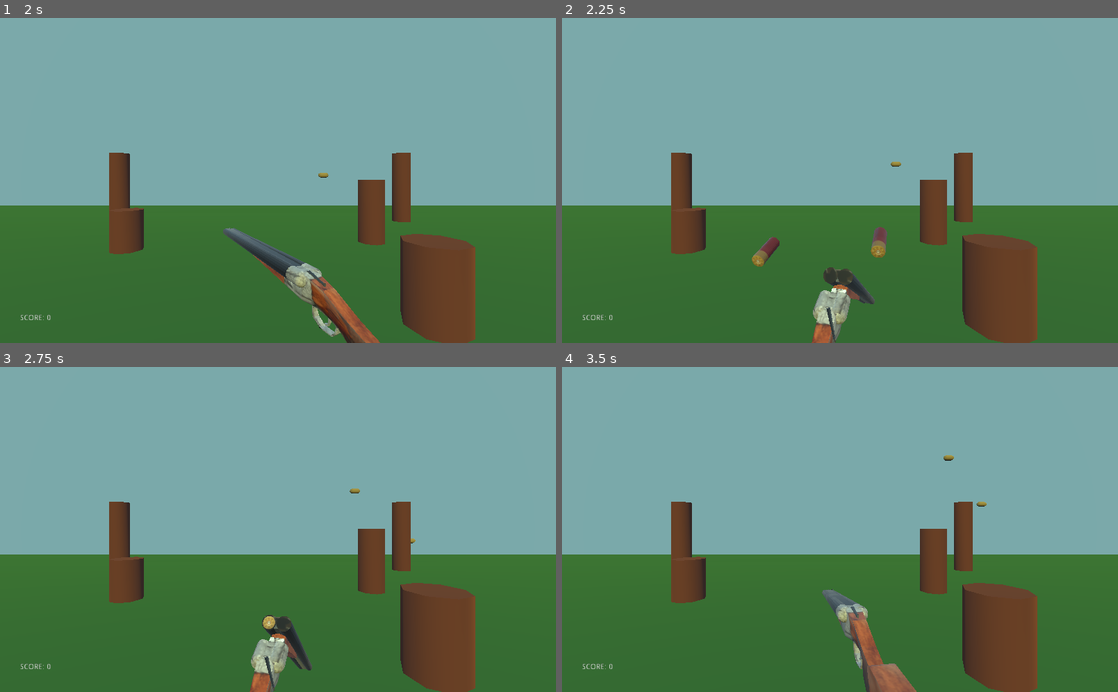
Above: before the commit, frames 1-4 (two rows, left to right).
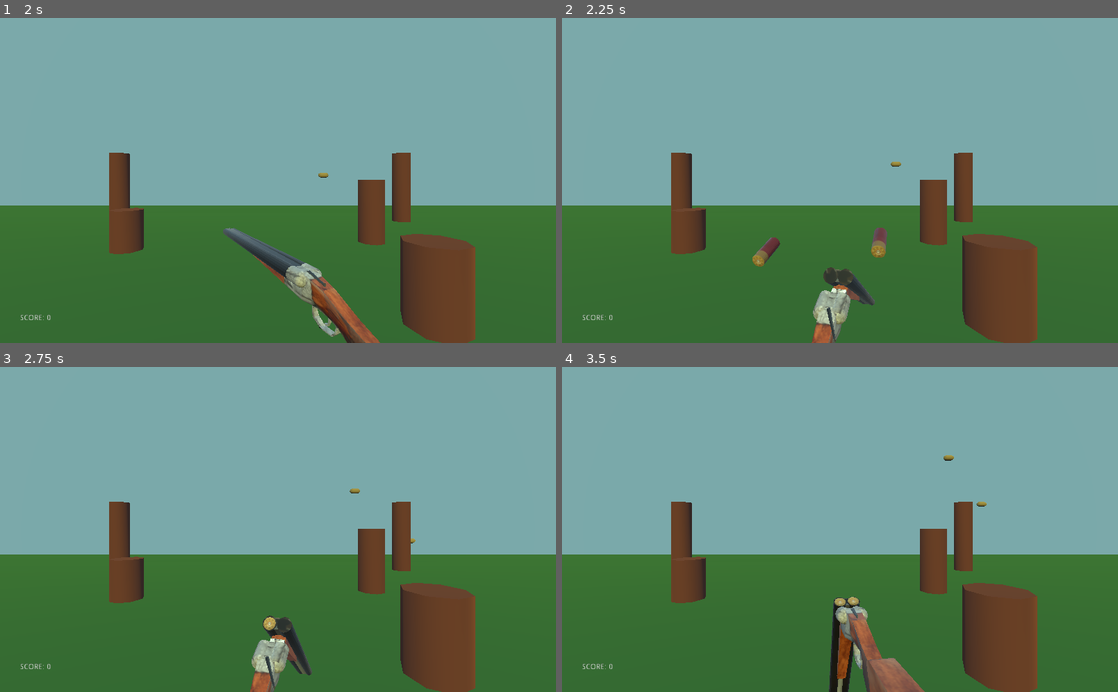
Above: after the commit, the same moments.

Repository: zMenta/CapsuleHunt3D
Game: Godot game, scene res://Main/Main.tscn
Two runs of this game, one before a commit and one after it. Both use one fixed random seed, a clock stepped at 60 frames per second and the inputs below.
Inputs (mouse positions are in pixels of both pictures, inside the frame that each line leads up to):
- Up to frame 1 (2 s): tap Enter at 0.5 s; move the mouse to (400, 164) at 0.52 s; press the mouse at (400, 164) at 0.53 s; tap Space at 1.25 s; move the mouse to (166, 196) at 1.27 s; release the mouse at (166, 196) at 1.28 s; click (166, 196) at 1.35 s
- Up to frame 2 (2.25 s): tap Enter at 2 s; move the mouse to (895, 109) at 2.02 s; press the mouse at (895, 109) at 2.03 s
- Up to frame 3 (2.75 s): no input
- Up to frame 4 (3.5 s): move the mouse to (812, 594) at 2.77 s; release the mouse at (812, 594) at 2.78 s; click (812, 594) at 2.85 s

Frame 1 is identical in both runs. In frame 2, less than 0.1% of the frame differs, in the area x 34-59%, y 64-100%; in frame 3, 0.4%; in frame 4, 1.4%, in the area x 46-66%, y 68-100%.

Commit message:
Improved Reload Animation

Diff:
--- a/DuckHunt3D/Player/DoubleBarrelShotgun.tscn
+++ b/DuckHunt3D/Player/DoubleBarrelShotgun.tscn
@@ -58,7 +58,7 @@
 
 [sub_resource type="Animation" id=2]
 resource_name = "Reload"
-length = 1.5
+length = 1.6
 step = 0.05
 tracks/0/type = "value"
 tracks/0/path = NodePath("Barrel:rotation_degrees")
@@ -67,7 +67,7 @@
 tracks/0/imported = false
 tracks/0/enabled = true
 tracks/0/keys = {
-"times": PoolRealArray( 0, 0.2, 1.3, 1.4 ),
+"times": PoolRealArray( 0, 0.2, 1.5, 1.55 ),
 "transitions": PoolRealArray( 1, 1, 0.297302, 1 ),
 "update": 0,
 "values": [ Vector3( 0, 0, 0 ), Vector3( 0, 0, -50 ), Vector3( 0, 0, -50 ), Vector3( 0, 0, 0 ) ]
@@ -103,10 +103,10 @@
 tracks/3/imported = false
 tracks/3/enabled = true
 tracks/3/keys = {
-"times": PoolRealArray( 0, 0.1, 1.3, 1.4, 1.5 ),
-"transitions": PoolRealArray( 1, 1, 1, 1, 1 ),
+"times": PoolRealArray( 0, 0.1, 0.65, 0.7, 0.75, 1.2, 1.25, 1.3, 1.45, 1.55, 1.6 ),
+"transitions": PoolRealArray( 1, 1, 1, 1, 1, 1, 1, 1, 1, 1, 1 ),
 "update": 0,
-"values": [ Vector3( 0, 90, -2 ), Vector3( 0, 90, 0 ), Vector3( 0, 90, 0 ), Vector3( 0, 90, 5 ), Vector3( 0, 90, 0 ) ]
+"values": [ Vector3( 0, 90, 5 ), Vector3( 0, 90, 0 ), Vector3( 0, 90, 0 ), Vector3( 0, 90, -2 ), Vector3( 0, 90, 0 ), Vector3( 0, 90, 0 ), Vector3( 0, 90, -2 ), Vector3( 0, 90, 0 ), Vector3( 0, 90, 0 ), Vector3( 0, 90, 5 ), Vector3( 0, 90, 0 ) ]
 }
 tracks/4/type = "value"
 tracks/4/path = NodePath("OpenPin:rotation_degrees")
